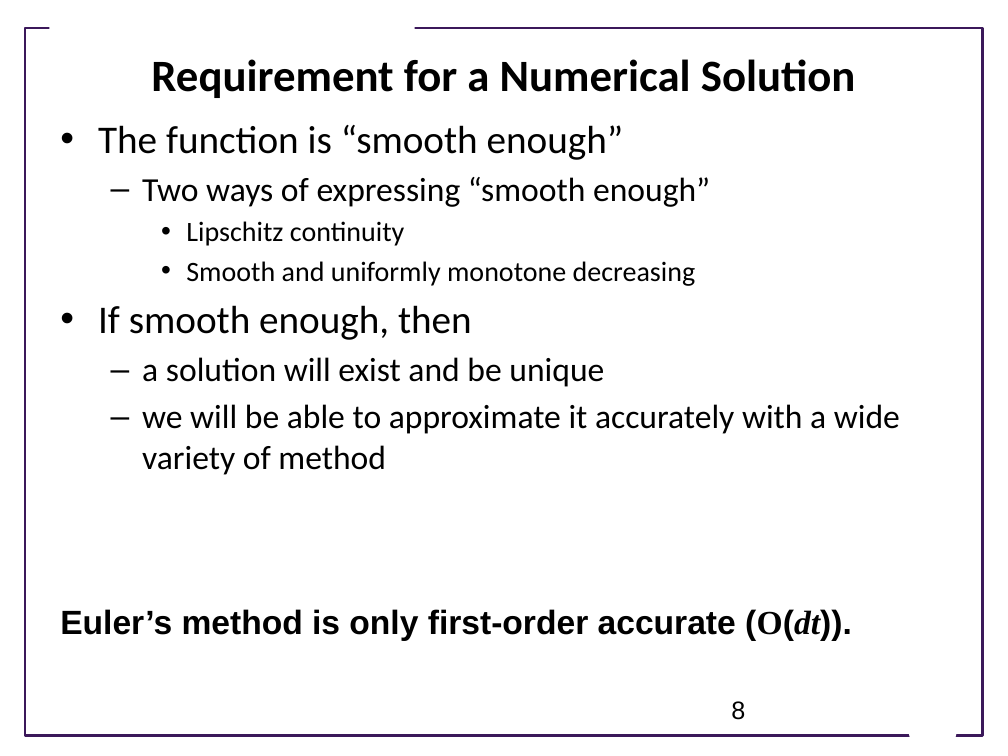
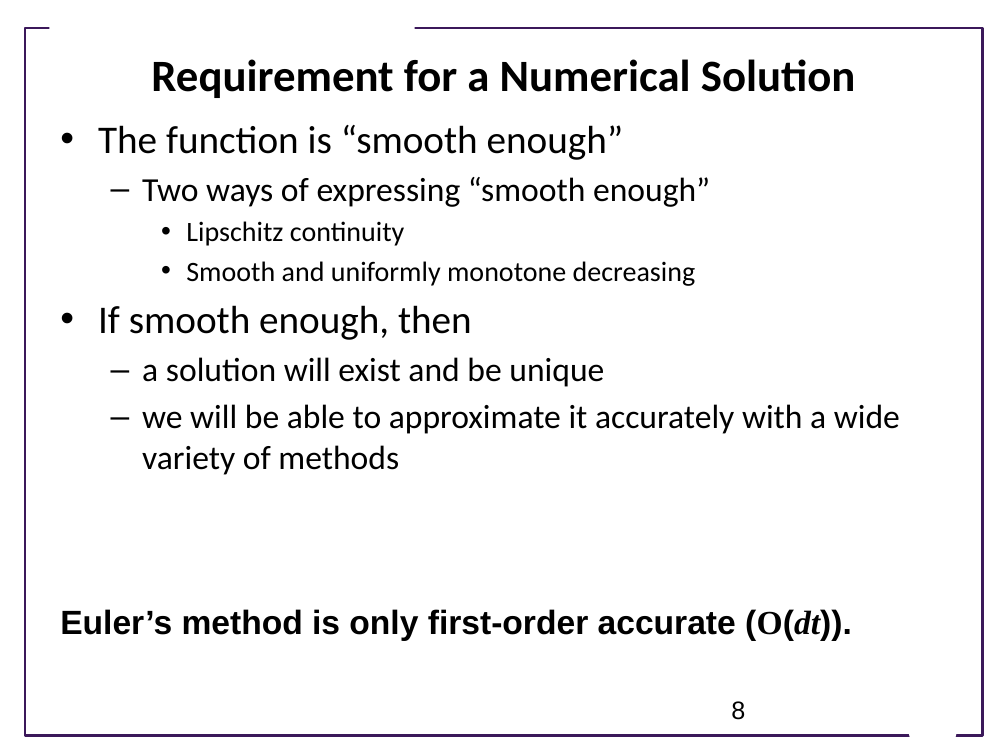
Before and after one commit to ModelEngineering/advancing-biomedical-models, a slide deck: slide 8 of Lectures/Week_2/CSE 599V Lecture 6 - Model Evaluation and System Responses.pptx. Drawn at 1008x756 pixels with LibreOffice and Linux fonts; fonts in the diff are those of the drawing; background and template pictures are left out. Boxes give left, top, right and bottom in pixels: in the first picture for what was removed or moved away, otherwise in the second. Text is boxed around its words. In the diff, an @@ line names an element or a change of style, - is before the commit and + after.

```diff
--- a/Lectures/Week_2/CSE 599V Lecture 6 - Model Evaluation and System Responses.pptx
+++ b/Lectures/Week_2/CSE 599V Lecture 6 - Model Evaluation and System Responses.pptx
@@ text at bbox=[142, 404, 900, 475]: text changed @@
-  – we will be able to approximate it accurately with a wide variety of method
+  – we will be able to approximate it accurately with a wide variety of methods
```
Also in this commit, not shown: 2 other slides changed.
